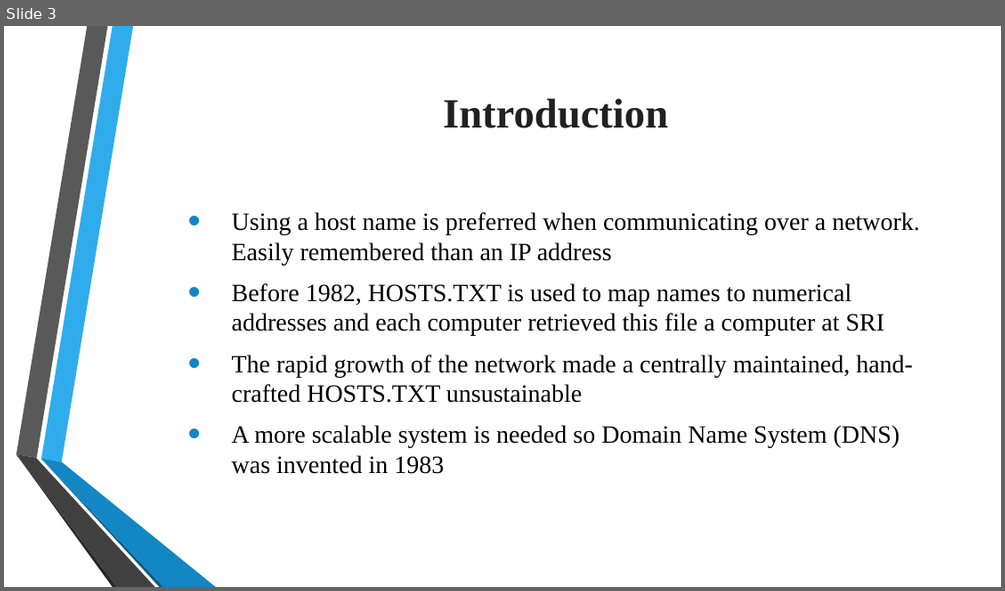
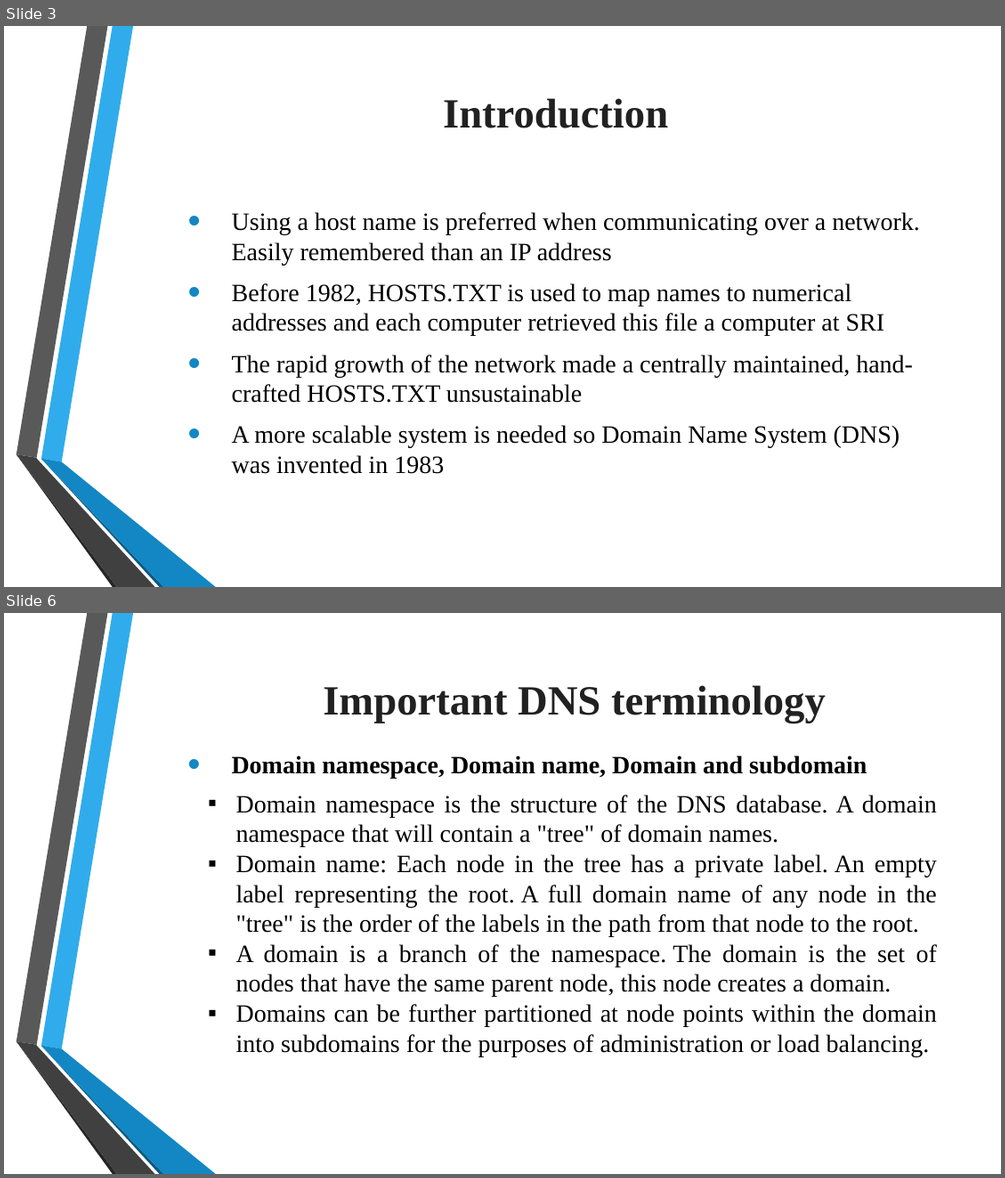
Before and after one commit to tiendatdk3493/Tai_Lieu, a slide deck: Domain Name System (DNS).pptx. Shown one above the other, each under a label of ours: slide 3 before the commit, slides 3 and 6 after it; the slides between them are not shown. The pictures are 1005x591 and 1005x1178 pixels, drawn with LibreOffice and Linux fonts; fonts in the diff are those of the drawing; background and template pictures are left out. Boxes give left, top, right and bottom in pixels: in the first picture for what was removed or moved away, otherwise in the second. Text is boxed around its words. In the diff, an @@ line names an element or a change of style, - is before the commit and + after.

```diff
--- a/Domain Name System (DNS).pptx
+++ b/Domain Name System (DNS).pptx
@@ slide 6 added at bbox=[4, 613, 1001, 1174], background picture (left out); not listed: 6 template elements that a slide beside it also shows @@
@@ text added at bbox=[323, 685, 825, 723], 40 pt, text #212121, bold @@
+  Important DNS terminology
@@ text added at bbox=[232, 755, 866, 778], 24 pt, text #000000, bold @@
+  • Domain namespace, Domain name, Domain and subdomain
@@ text added at bbox=[236, 795, 937, 1056], 24 pt, text #000000 @@
+▪ Domain namespace is the structure of the DNS database. A domain namespace that will contain a "tree" of domain names.
+▪ Domain name: Each node in the tree has a private label. An empty label representing the root. A full domain name of any node in the "tree" is the order of the labels in the path from that node to the root.
+▪ A domain is a branch of the namespace. The domain is the set of nodes that have the same parent node, this node creates a domain.
+▪ Domains can be further partitioned at node points within the domain into subdomains for the purposes of administration or load balancing.
```
Also in this commit, not shown: 2 slides changed, 15 other slides added.
